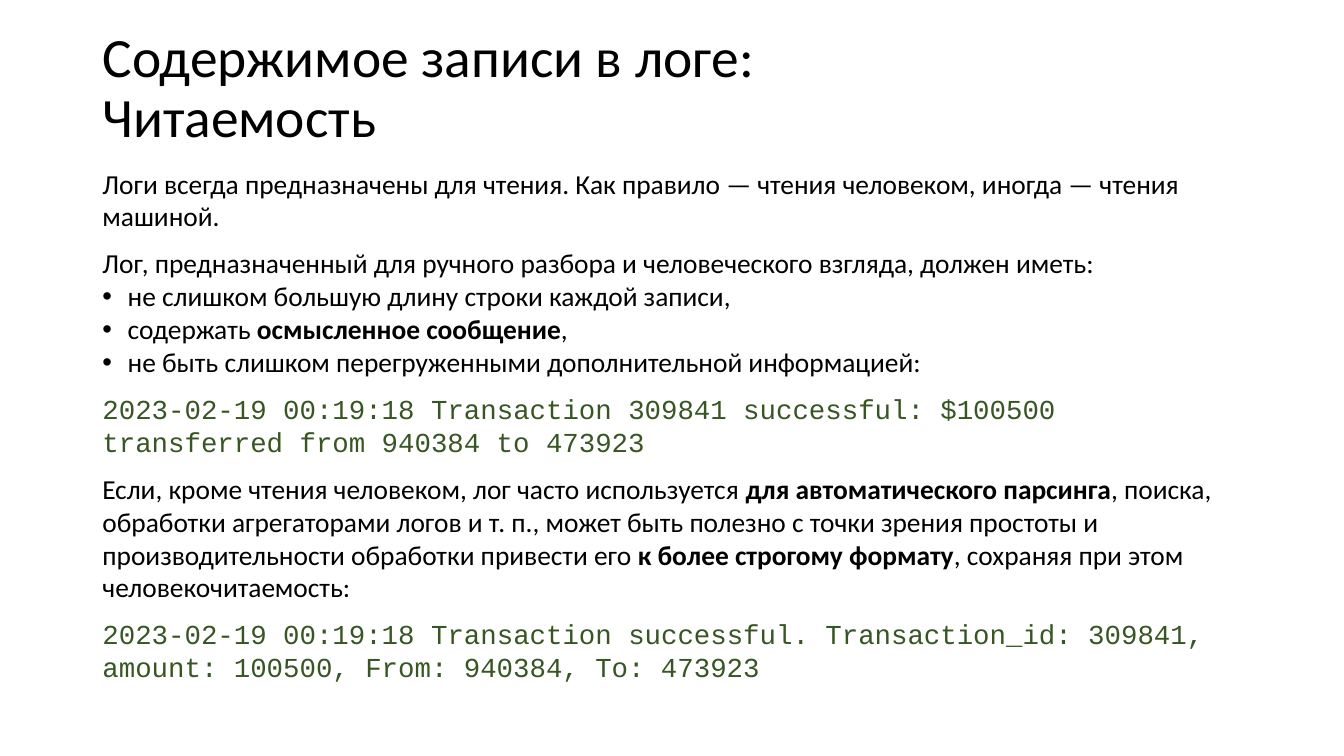
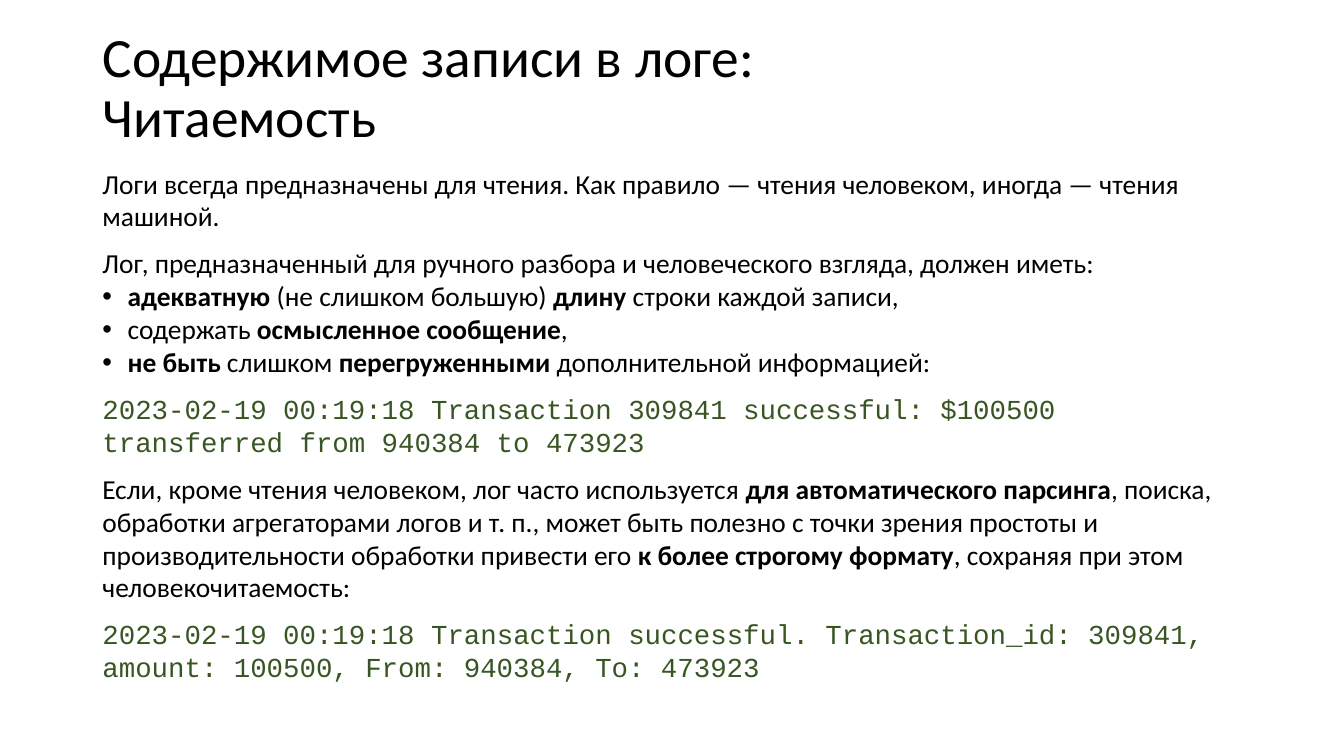
Before and after one commit to xtrueman/prog_instruments, a slide deck: slide 11 of presentations/Logging.pptx. Drawn at 1344x756 pixels with LibreOffice and Linux fonts; fonts in the diff are those of the drawing. Boxes give left, top, right and bottom in pixels: in the first picture for what was removed or moved away, otherwise in the second. Text is boxed around its words. In the diff, an @@ line names an element or a change of style, - is before the commit and + after.

```diff
--- a/presentations/Logging.pptx
+++ b/presentations/Logging.pptx
@@ text at <box>128,286,899,311</box>: text changed @@
-• не слишком большую длину строки каждой записи,
+• адекватную (не слишком большую) длину строки каждой записи,
@@ text at <box>128,353,930,377</box>: bold on in "не быть перегруженными" @@
```
Also in this commit, not shown: 13 other slides changed, 1 slide added, 1 other file.
